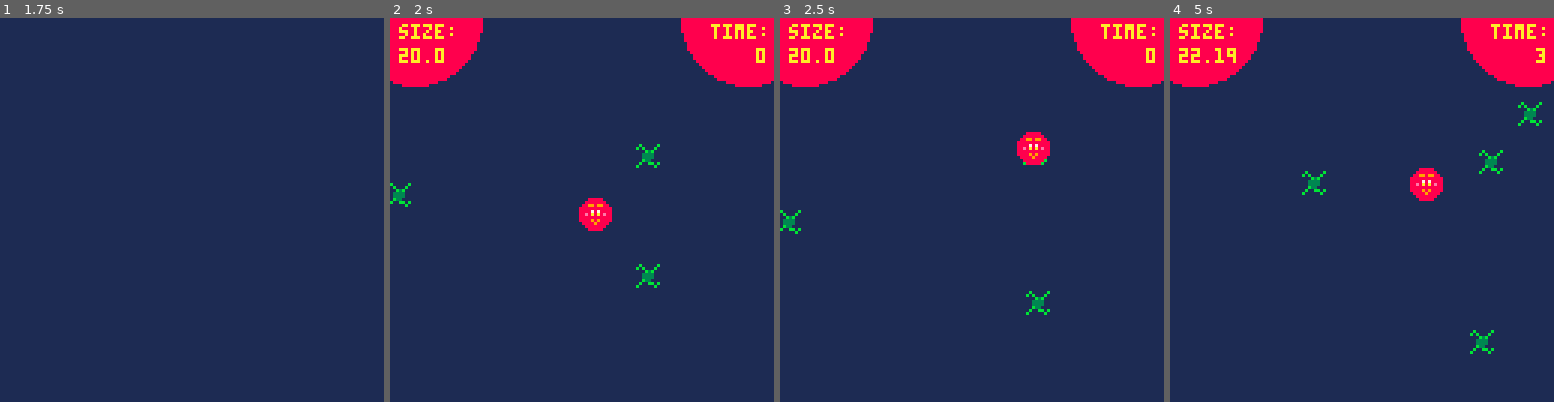
Above: before the commit, frames 1-4 (left to right).
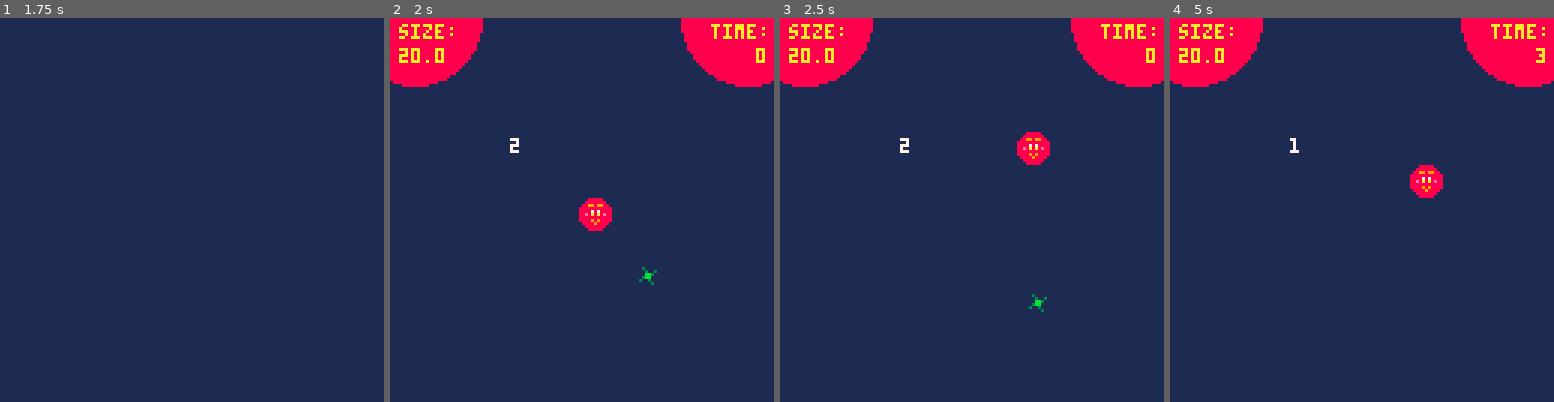
Above: after the commit, the same moments.

Repository: acmcpheron02/beeg
Game: PICO-8 cartridge beeg.p8
The game is run twice, just before and just after one commit, with the same random seed, the same clock (stepped at 60 frames per second) and the same inputs.
Inputs:
- Up to frame 1 (1.75 s): tap X (X key) at 0.33, 1.07 s; hold Right from 1.6 s (still down)
- Up to frame 2 (2 s): keep holding Right; tap X (X key) at 1.85 s
- Up to frame 3 (2.5 s): release Right at 2.1 s; hold Up 2.15-2.42 s; hold Right from 2.47 s (still down)
- Up to frame 4 (5 s): tap X (X key) at 2.97, 4.08 s; release Right at 3.03 s; hold Left 3.08-3.58 s; hold Down 3.63-3.97 s; hold Right 4.02-4.68 s; hold Up from 4.73 s (still down)

Frame 1 is identical in both runs. In frame 2, 0.5% of the frame differs, in the area x 0-71%, y 31-71%; in frame 3, 0.4%; in frame 4, 1.1%, in the area x 5-97%, y 7-88%.

Commit message:
refactored without much trouble

Diff:
--- a/beeg.p8
+++ b/beeg.p8
@@ -18,10 +18,10 @@
   }
 
 food_sprites = {
-  ["plankton"] = {32},
-  ["krill"] = {33},
-  ["shrimp"] = {34, 35},
-  ["player"] = {0}
+  ["plankton"] = {32, 33},
+  ["krill"] = {34, 35},
+  ["fish"] = {36, 37},
+  ["jellyfish"] = {38, 39}
 }
 particles = {}
 
@@ -83,8 +83,8 @@
 function lvl1_init()
   player = make_player(600, 600, 6, 6)
   cam = make_camera()
-  make_actor("plankton", 620, 620, 7, 7, 32)
-  make_actor("plankton", 620, 580, 7, 7, 32)
+  make_actor("food", 620, 620, 7, 7, food_sprites["plankton"], 16)
+  --make_actor("food", 620, 580, 7, 7, 32)
 end
 
 function lvl1_draw()
@@ -102,16 +102,20 @@
   circfill(cam.posx+119, cam.posy, 22, 8)
   print("time:", cam.posx + 107, cam.posy + 2, 10)
   print(flr(timer), cam.posx + 126 - #tostr(flr(timer))*4, cam.posy + 10, 10)
+  print(frame, cam.posx + 40, cam.posy+40, 7)
 end
 
 function lvl1_update()
   player.move()
   cam.cameraDraw()
-  while #actors < 16 do
-    spawn_food()
-  end
+  -- while #actors < 16 do
+  --   spawn_food()
+  -- end
   collisions()
   foreach(particles, update_particles)
+  for i in pairs(actors) do
+    actors[i].move_actor()
+  end
   timer += 0.033
 end
 
@@ -149,16 +153,17 @@
   end
 end
 
-function make_actor(k,x,y,h,w,s)
+function make_actor(k,x,y,h,w,s,ivl)
   local a = {}
   a.kind = k
-  a.x=x or 0
-  a.y=y or 0
-  a.h=h or 7
-  a.w=w or 7
+  a.x=x
+  a.y=y
+  a.h=h
+  a.w=w
   a.xFlipped = 0
   a.sprite = s
   a.attSp = 0
+  a.interval = ivl
   function a.xCen()
     return a.x + a.w/2
   end
@@ -166,7 +171,9 @@
     return a.y + a.h/2
   end
   function a.draw_actor()
-    spr(a.sprite, a.x, a.y, 1, 1, a.xFlipped)
+    frame = flr((ani%16)/8)+1
+    local sprnow = a.sprite[frame]
+    spr(sprnow, a.x, a.y, 1, 1, a.xFlipped)
     if debug == true then
       pset(a.x, a.y, 7)
       pset(a.x, a.y+a.h, 7)
@@ -174,14 +181,26 @@
       pset(a.x+a.w, a.y+a.h, 7)
     end
   end
+  function a.move_actor()
+    if a.aniseed == nil then
+      a.aniseed = rnd(a.interval)
+    end
+    if ani%16 == a.aniseed then
+      a.x += 2
+      a.y += 2
+    end
+  end
   add(actors, a)
   return a
 end
 
-
 function make_player(x,y,h,w)
   local p = {}
-  p = make_actor("player", x, y, h, w)
+  p.kind = "player"
+  p.x=x or 0
+  p.y=y or 0
+  p.h=h or 7
+  p.w=w or 7
   function p.set_size()
     local increment = 4
     p.size = 2 + flr((p.mass - p.base_mass)/4)
@@ -200,6 +219,12 @@
     local radius = (p.w/2)+p.size
     p.radius = radius
     return radius
+  end
+  function p.xCen()
+    return p.x + p.w/2
+  end
+  function p.yCen()
+    return p.y + p.h/2
   end
   p.dx = 0
   p.dy = 0
@@ -215,13 +240,12 @@
   p.accel = 0
   p.friction = 0
   p.radius = 5
+  p.xFlipped = false
   p.anim = {
-    state = {0},
     idle = 0,
     side = 1,
     up = 2,
-    down = 3,
-    xFlipped = false
+    down = 3
   }
   function p.add_mass(m)
     p.mass += m
@@ -397,14 +421,14 @@
 
 
 __gfx__
-00990990000990990990990000000000000000000000000000000000000000000000000000000000000000000000000000000000000000000000000000000000
-00000000000900900070700009909900000000000000000000000000000000000000000000000000000000000000000000000000000000000000000000000000
-000707000000700700a0a00000000000000000000000000000000000000000000000000000000000000000000000000000000000000000000000000000000000
-0e0a0a0e0000a00ae00000e000707000000000000000000000000000000000000000000000000000000000000000000000000000000000000000000000000000
-0000000000e0a00a0000000000a0a000000000000000000000000000000000000000000000000000000000000000000000000000000000000000000000000000
-000909000000000000909000e00000e0000000000000000000000000000000000000000000000000000000000000000000000000000000000000000000000000
-00009000000900000009000000909000000000000000000000000000000000000000000000000000000000000000000000000000000000000000000000000000
-00000000000099000000000000090000000000000000000000000000000000000000000000000000000000000000000000000000000000000000000000000000
+09909900099099000990990090000090000000000000000000000000000000000000000000000000000000000000000000000000000000000000000000000000
+00000000090090009070709009909900000000000000000000000000000000000000000000000000000000000000000000000000000000000000000000000000
+007070000070070000a0a00000000000000000000000000000000000000000000000000000000000000000000000000000000000000000000000000000000000
+e0a0a0e000a00a00e00000e000707000000000000000000000000000000000000000000000000000000000000000000000000000000000000000000000000000
+00000000e0a00a000000000000a0a000000000000000000000000000000000000000000000000000000000000000000000000000000000000000000000000000
+009090000000000009000900e00000e0000000000000000000000000000000000000000000000000000000000000000000000000000000000000000000000000
+00090000090000000099900000999000000000000000000000000000000000000000000000000000000000000000000000000000000000000000000000000000
+00000000009900000000000000000000000000000000000000000000000000000000000000000000000000000000000000000000000000000000000000000000
 11111111111111111111111111111111000000000000000000000000000000000000000000000000000000000000000000000000000000000000000000000000
 1111111111111c111111111111c11111000000000000000000000000000000000000000000000000000000000000000000000000000000000000000000000000
 111111111111c1c1111cc1111c1c1111000600000000000000000000000000000000000000000000000000000000000000000000000000000000000000000000
@@ -413,14 +437,14 @@
 11111111c1c11111111cc11111111111c6c11ccccc16c16c00000000000000000000000000000000000000000000000000000000000000000000000000000000
 111111111c11111111111111111111c1111111111111111100000000000000000000000000000000000000000000000000000000000000000000000000000000
 11111111111111111111111111111111111111111111111100000000000000000000000000000000000000000000000000000000000000000000000000000000
-b00000b0000000000000000000000000000000000000000000000000000000000000000000000000000000000000000000000000000000000000000000000000
-0b000b0b000000000000000000000000000000000000000000000000000000000000000000000000000000000000000000000000000000000000000000000000
-00b3b000000000000000000000000000000000000000000000000000000000000000000000000000000000000000000000000000000000000000000000000000
-00333300000000000000000000000000000000000000000000000000000000000000000000000000000000000000000000000000000000000000000000000000
-00333300000000000000000000000000000000000000000000000000000000000000000000000000000000000000000000000000000000000000000000000000
-00033b00000000000000000000000000000000000000000000000000000000000000000000000000000000000000000000000000000000000000000000000000
-b0bb00b0000000000000000000000000000000000000000000000000000000000000000000000000000000000000000000000000000000000000000000000000
-0b00000b000000000000000000000000000000000000000000000000000000000000000000000000000000000000000000000000000000000000000000000000
+00000000000000000000000000000000000000000000000000000000000000000000000000000000000000000000000000000000000000000000000000000000
+03000030000003000000000000000000000000000000000000000000000000000000000000000000000000000000000000000000000000000000000000000000
+00300300030030000000000000000000000000000000000000000000000000000000000000000000000000000000000000000000000000000000000000000000
+000bb000003bb0000000000000000000000000000000000000000000000000000000000000000000000000000000000000000000000000000000000000000000
+000bb000000bb3000000000000000000000000000000000000000000000000000000000000000000000000000000000000000000000000000000000000000000
+00300300000300300000000000000000000000000000000000000000000000000000000000000000000000000000000000000000000000000000000000000000
+03000030003000000000000000000000000000000000000000000000000000000000000000000000000000000000000000000000000000000000000000000000
+00000000000000000000000000000000000000000000000000000000000000000000000000000000000000000000000000000000000000000000000000000000
 00000000000000000000000000000000000000000000000000000000000000000000000000000000000000000000000000000000000000000000000000000000
 00000000000000000000000000000000000000000000000000000000000000000000000000000000000000000000000000000000000000000000000000000000
 00000000000000000000000000000000000000000000000000000000000000000000000000000000000000000000000000000000000000000000000000000000
